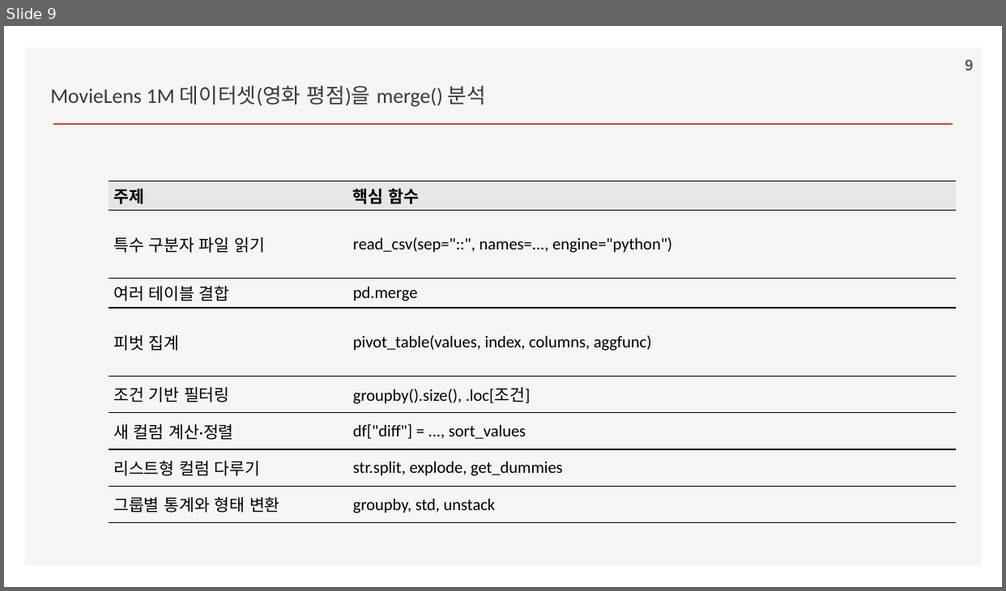
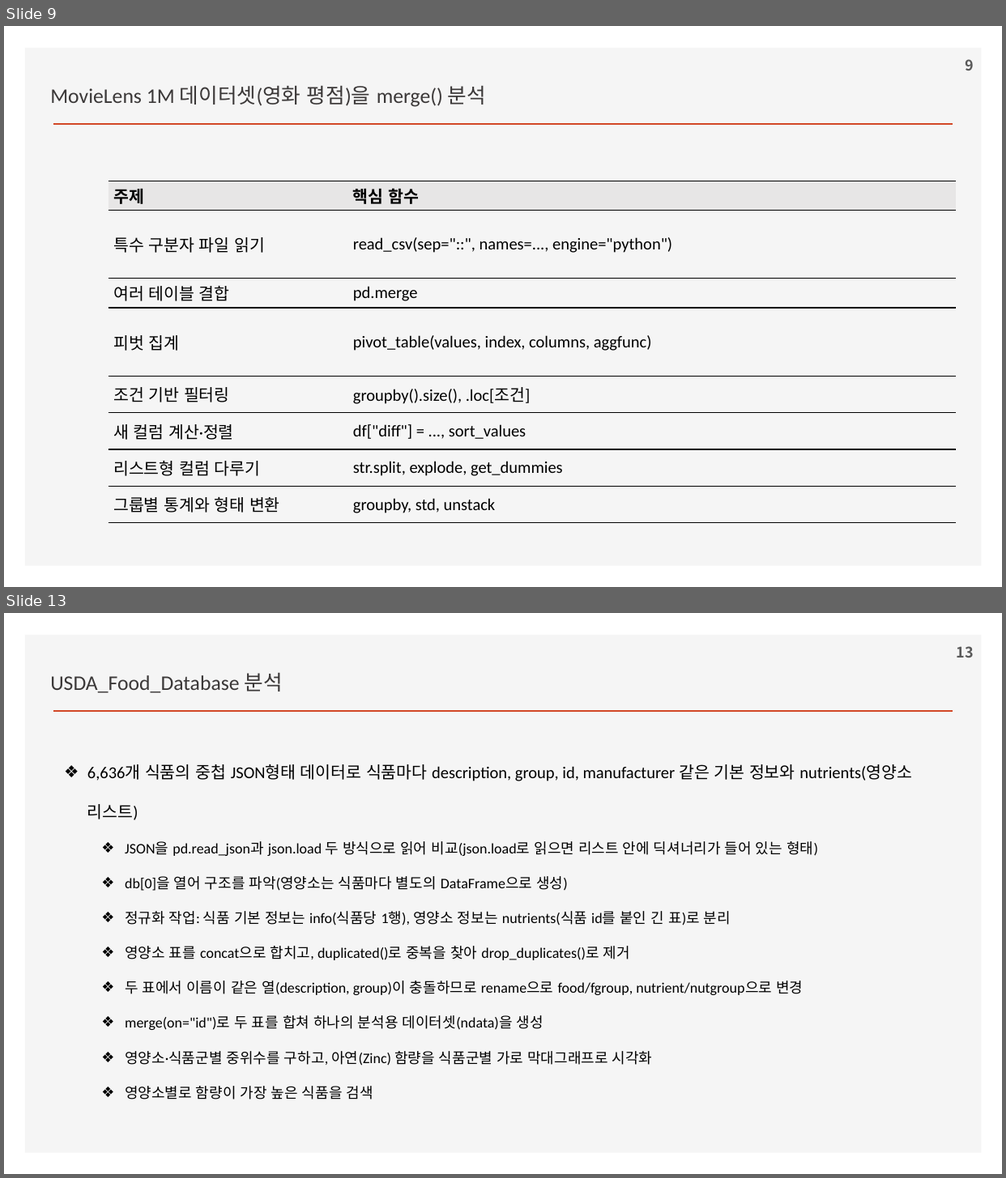
Before and after one commit to ancestor9/2026_Fall_Application-Deployment, a slide deck: 20261106/python for data analysis.pptx. Shown one above the other, each under a label of ours: slide 9 before the commit, slides 9 and 13 after it; the slides between them are not shown. The pictures are 1006x591 and 1006x1178 pixels, drawn with LibreOffice and Linux fonts; fonts in the diff are those of the drawing; background and template pictures are left out. Boxes give left, top, right and bottom in pixels: in the first picture for what was removed or moved away, otherwise in the second. Text is boxed around its words. In the diff, an @@ line names an element or a change of style, - is before the commit and + after.

```diff
--- a/20261106/python for data analysis.pptx
+++ b/20261106/python for data analysis.pptx
@@ slide 13 added at [4,613,1002,1174], background #FFFFFF; not listed: 2 template elements that a slide beside it also shows @@
@@ page number added at [956,646,973,658], 14 pt, text #595959, bold @@
+13
@@ text added at [50,672,283,693], 20 pt, text #3B3838 @@
+USDA_Food_Database 분석
@@ text added at [87,764,912,1100], 14 pt, text #000000 @@
+❖ 6,636개 식품의 중첩 JSON형태 데이터로 식품마다 description, group, id, manufacturer 같은 기본 정보와 nutrients(영양소 리스트)
+  ❖ JSON을 pd.read_json과 json.load 두 방식으로 읽어 비교(json.load로 읽으면 리스트 안에 딕셔너리가 들어 있는 형태)
+  ❖ db[0]을 열어 구조를 파악(영양소는 식품마다 별도의 DataFrame으로 생성)
+  ❖ 정규화 작업: 식품 기본 정보는 info(식품당 1행), 영양소 정보는 nutrients(식품 id를 붙인 긴 표)로 분리
+  ❖ 영양소 표를 concat으로 합치고, duplicated()로 중복을 찾아 drop_duplicates()로 제거
+  ❖ 두 표에서 이름이 같은 열(description, group)이 충돌하므로 rename으로 food/fgroup, nutrient/nutgroup으로 변경
+  ❖ merge(on="id")로 두 표를 합쳐 하나의 분석용 데이터셋(ndata)을 생성
+  ❖ 영양소·식품군별 중위수를 구하고, 아연(Zinc) 함량을 식품군별 가로 막대그래프로 시각화
+  ❖ 영양소별로 함량이 가장 높은 식품을 검색
```
Also in this commit, not shown: 2 slides changed, 11 other slides added.
